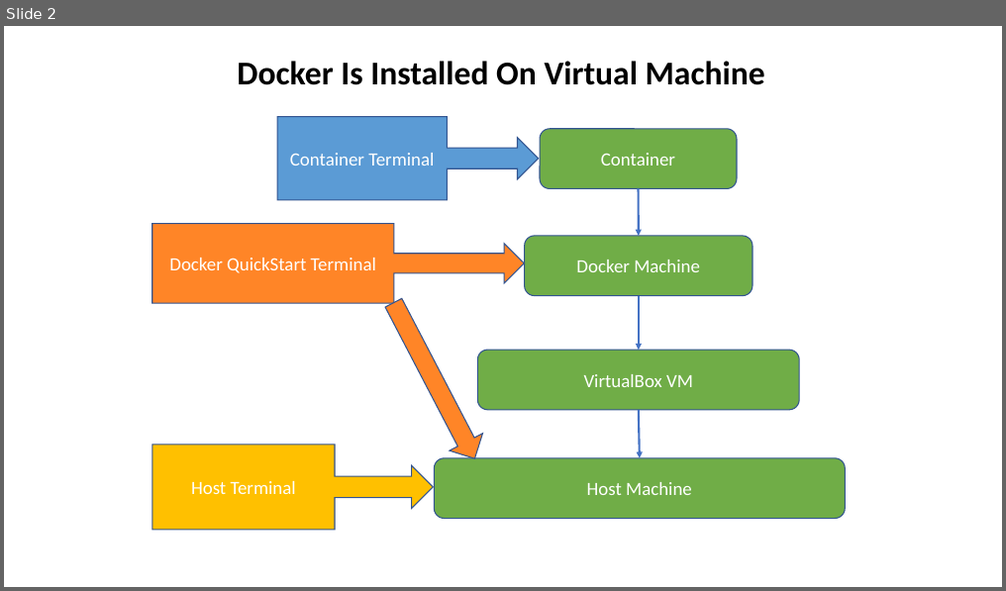
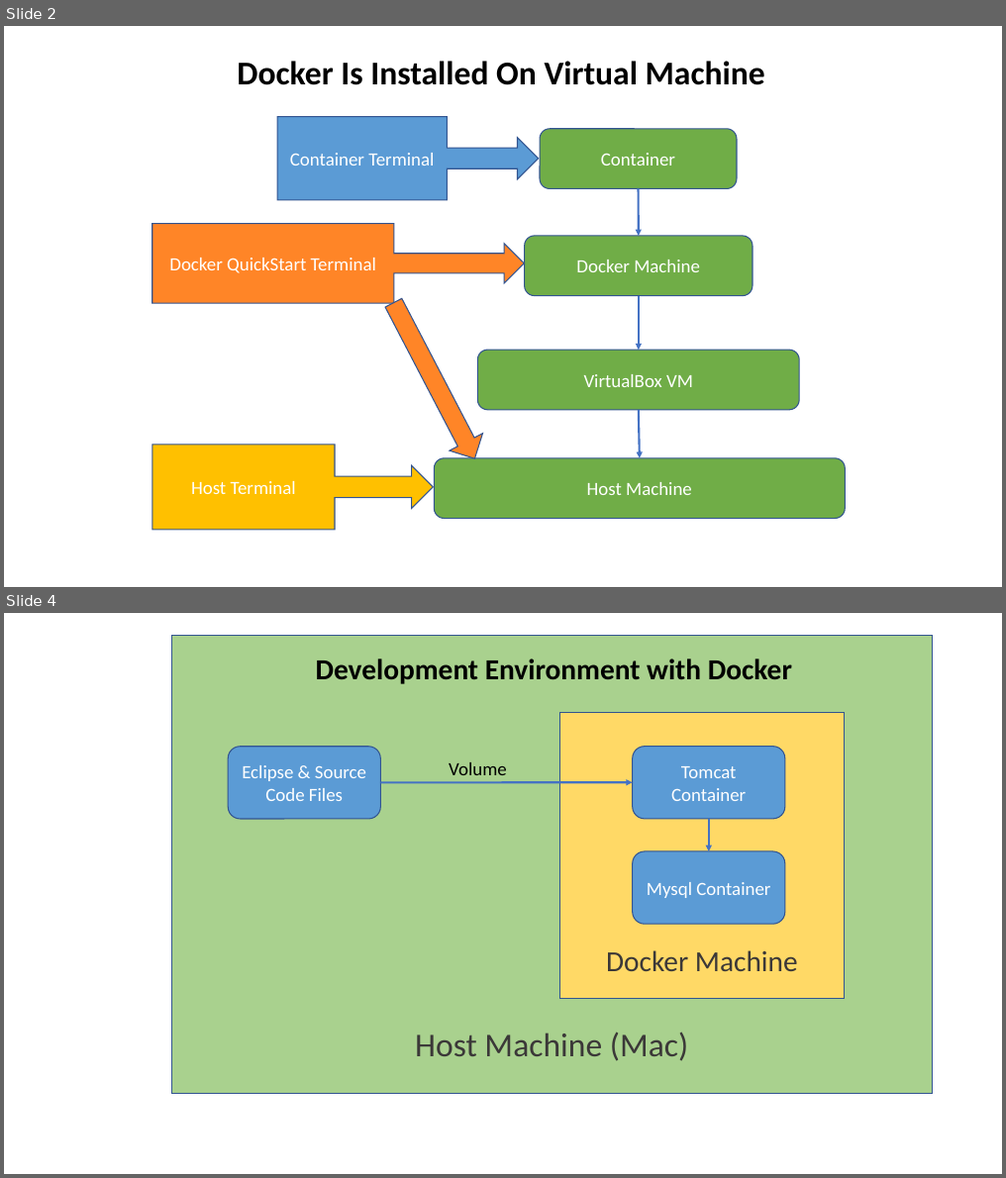
Before and after one commit to jojozhuang/jojozhuang.github.io, a slide deck: public/docs/docker.pptx. Shown one above the other, each under a label of ours: slide 2 before the commit, slides 2 and 4 after it; the slides between them are not shown. The pictures are 1006x591 and 1006x1178 pixels, drawn with LibreOffice and Linux fonts; fonts in the diff are those of the drawing. Boxes give left, top, right and bottom in pixels: in the first picture for what was removed or moved away, otherwise in the second. Text is boxed around its words. In the diff, an @@ line names an element or a change of style, - is before the commit and + after.

```diff
--- a/public/docs/docker.pptx
+++ b/public/docs/docker.pptx
@@ slide 4 added at (4,613,1002,1174), background #FFFFFF @@
@@ rectangle added at (171,636,933,1093), fill #A9D18E, outline #325491 1 pt, 32 pt, text #3B3838 @@
+Host Machine (Mac)
@@ text added at (316,659,792,684), 28 pt, text #000000, bold @@
+Development Environment with Docker
@@ rectangle added at (560,713,844,999), fill #FFD966, outline #325491 1 pt, 28 pt, text #3B3838 @@
+Docker Machine
@@ rounded rectangle added at (228,747,380,819), fill #5B9BD5, outline #325491 1 pt, 18 pt, text #FFFFFF @@
+Eclipse & Source Code Files
@@ rounded rectangle added at (633,747,785,819), fill #5B9BD5, outline #325491 1 pt, 18 pt, text #FFFFFF @@
+Tomcat Container
@@ arrow added from (380, 783) to (633, 783), #4472C4 2 pt @@
@@ text added at (449,762,507,775), 18 pt, text #000000 @@
+Volume
@@ arrow added from (709, 819) to (709, 852), #4472C4 2 pt @@
@@ rounded rectangle added at (633,852,785,925), fill #5B9BD5, outline #325491 1 pt, 18 pt, text #FFFFFF @@
+Mysql Container
```
Also in this commit, not shown: 1 other slide added, 4 other files.
